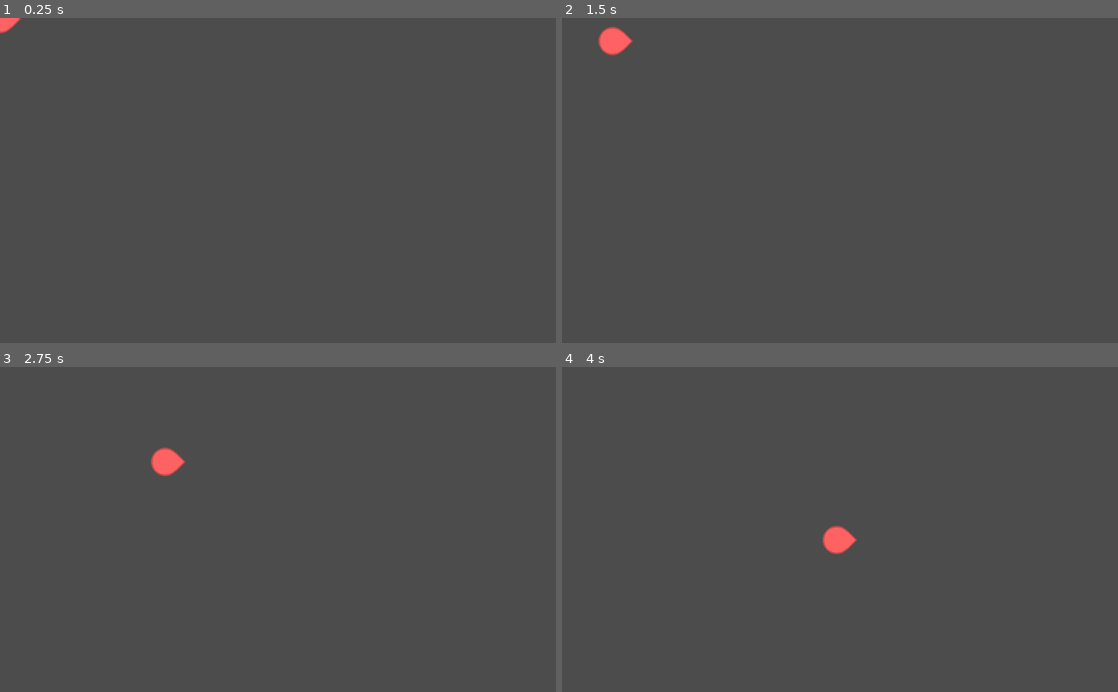
Above: before the commit, frames 1-4 (two rows, left to right).
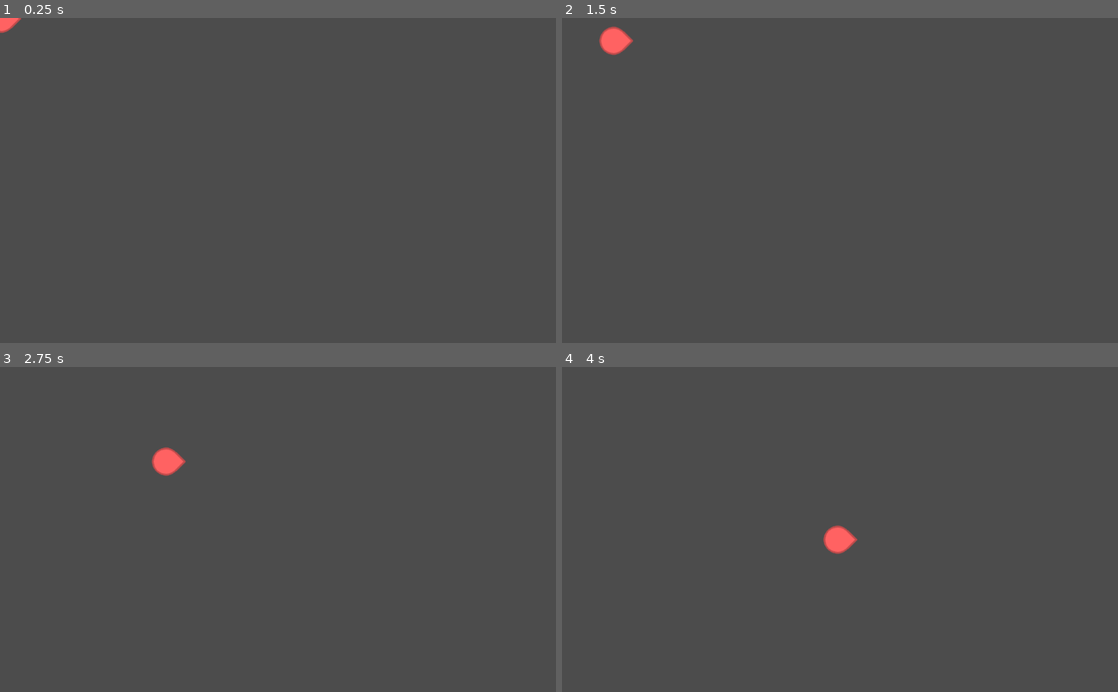
Above: after the commit, the same moments.

Repository: MichaelRRyan/setu-ai
Game: Godot game, scene res://scenes/gameplay.tscn
Two runs of this game, one before a commit and one after it. Both use one fixed random seed, a clock stepped at 60 frames per second and the inputs below.
Inputs (mouse positions are in pixels of both pictures, inside the frame that each line leads up to):
- Up to frame 1 (0.25 s): no input
- Up to frame 2 (1.5 s): tap Enter at 0.5 s; move the mouse to (962, 164) at 0.52 s; move the mouse to (728, 196) at 1.27 s
- Up to frame 3 (2.75 s): move the mouse to (333, 458) at 2.02 s
- Up to frame 4 (4 s): move the mouse to (812, 594) at 2.77 s; move the mouse to (1006, 578) at 3.52 s

The runs differ from the first frame. In frame 1, less than 0.1% of the frame differs, in the area x 0-4%, y 0-5%; in frame 2, less than 0.1%, in the area x 6-13%, y 2-12%; in frame 3, less than 0.1%; in frame 4, less than 0.1%.

Commit message:
Updated character sprite and organised files

Diff:
--- a/project.godot
+++ b/project.godot
@@ -14,15 +14,15 @@
 "language": "GDScript",
 "path": "res://scripts/behaviours/behaviour.gd"
 }, {
-"base": "Entity",
+"base": "Reference",
 "class": "Creature",
 "language": "GDScript",
-"path": "res://scripts/creature.gd"
+"path": "res://scripts/entities/creature.gd"
 }, {
-"base": "KinematicBody2D",
+"base": "Reference",
 "class": "Entity",
 "language": "GDScript",
-"path": "res://scripts/entity.gd"
+"path": "res://scripts/entities/entity.gd"
 }, {
 "base": "Node2D",
 "class": "FState",
--- a/scenes/creature.tscn
+++ b/scenes/creature.tscn
@@ -2,7 +2,7 @@
 
 [ext_resource path="res://scenes/entity.tscn" type="PackedScene" id=1]
 [ext_resource path="res://scenes/brain.tscn" type="PackedScene" id=2]
-[ext_resource path="res://scripts/creature.gd" type="Script" id=3]
+[ext_resource path="res://scripts/entities/creature.gd" type="Script" id=3]
 [ext_resource path="res://assets/images/sprite_sheet.png" type="Texture" id=4]
 
 [node name="Creature" instance=ExtResource( 1 )]
@@ -14,3 +14,6 @@
 modulate = Color( 1, 0.388235, 0.388235, 1 )
 texture = ExtResource( 4 )
 offset = Vector2( 5, 0 )
+
+[node name="CollisionShape2D" parent="." index="2"]
+visible = false
--- a/scenes/entity.tscn
+++ b/scenes/entity.tscn
@@ -1,6 +1,6 @@
 [gd_scene load_steps=3 format=2]
 
-[ext_resource path="res://scripts/entity.gd" type="Script" id=1]
+[ext_resource path="res://scripts/entities/entity.gd" type="Script" id=1]
 
 [sub_resource type="CircleShape2D" id=1]
 
Binary file changed: assets/images/sprite_sheet.png
Renamed: scripts/creature.gd -> scripts/entities/creature.gd
Renamed: scripts/entity.gd -> scripts/entities/entity.gd
